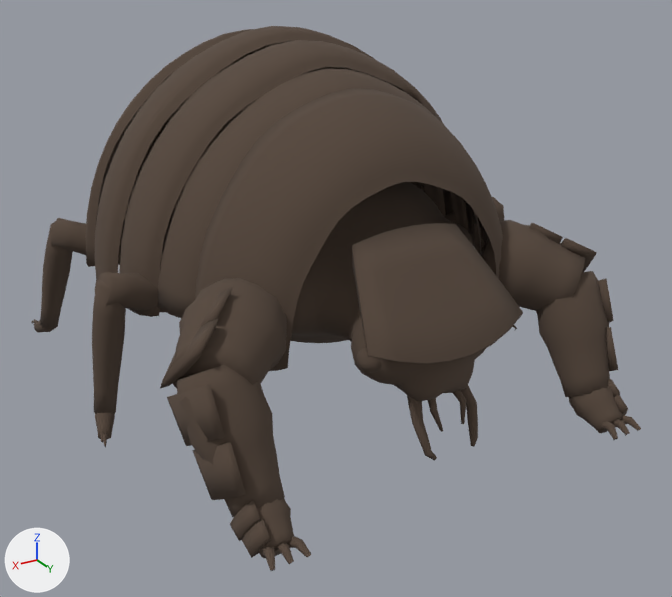
The glTF model content/art/models/freight_beetle.glb as it was, and as the next commit left it.
Rendered twice from a camera (50 mm lens) standing at (1.98, 3.52, 2.08) and looking at (-0.01, 0.21, 0.42). Every picture has the same lights, and +X, +Y and +Z are marked at lower left. The first picture is the older version. Vertices at exactly the same position are counted once.

Names of what the first picture shows: 'blade', 'body', 'fine', 'legs', 'shell'.
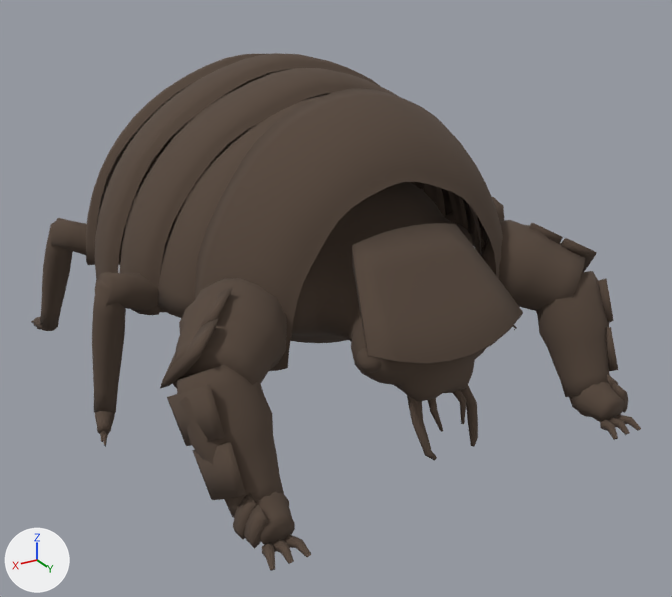
Changed parts and their boxes (x1, y1, x2, y2) in the pictures (672 x 597 px; the box of a moved part takes in the faces that stretch with it):
'shell', reshaped (8% shorter)
    before: (85, 26, 503, 371)
    after: (86, 53, 503, 371)
part 1 of me_freight_beetle_legs_003, moved or reshaped
    before: (246, 498, 294, 558)
    after: (254, 492, 295, 545)
part 2 of me_freight_beetle_legs_003, moved or reshaped
    before: (230, 500, 260, 541)
    after: (233, 493, 256, 539)
part 3 of me_freight_beetle_legs_003, moved or reshaped
    before: (242, 520, 271, 558)
    after: (244, 504, 268, 549)
part 4 of me_freight_beetle_legs_003, moved or reshaped
    before: (95, 413, 115, 439)
    after: (95, 411, 115, 434)
part 5 of me_freight_beetle_legs_003, moved or reshaped
    before: (34, 320, 56, 332)
    after: (33, 317, 59, 331)
part 6 of me_freight_beetle_legs_003, moved or reshaped
    before: (569, 387, 623, 433)
    after: (569, 381, 625, 421)
part 7 of me_freight_beetle_legs_003, moved or reshaped
    before: (608, 379, 620, 397)
    after: (607, 374, 618, 387)
part 8 of me_freight_beetle_legs_003, moved or reshaped
    before: (613, 395, 628, 416)
    after: (611, 383, 628, 413)
part 9 of me_freight_beetle_shell_003, moved or reshaped (mostly hidden)
    before: (139, 122, 166, 169)
    after: (144, 93, 229, 176)
part 10 of me_freight_beetle_shell_003, moved or reshaped
    before: (85, 29, 255, 267)
    after: (86, 54, 320, 265)
part 11 of me_freight_beetle_shell_003, moved or reshaped
    before: (95, 26, 426, 280)
    after: (95, 53, 425, 280)
part 12 of me_freight_beetle_shell_003, moved or reshaped
    before: (119, 40, 454, 317)
    after: (119, 68, 454, 315)
part 13 of me_freight_beetle_shell_003, moved or reshaped
    before: (157, 68, 481, 318)
    after: (158, 95, 481, 318)

Patch to the scene script:
```diff
--- a/content/art/models/freight_beetle.glb.py
+++ b/content/art/models/freight_beetle.glb.py
@@ me_freight_beetle_legs_003 @@
-me_freight_beetle_legs_003.from_pydata(...)  # 2138 vertices, 4020 faces; spans x -1.11..1.11, y -1.17..1.27, z -0.04..0.8
+me_freight_beetle_legs_003.from_pydata(...)  # 2138 vertices, 4020 faces; spans x -1.11..1.11, y -1.17..1.27, z 0.0..0.8
+# me_freight_beetle_legs_003 part 1: the loose piece of 114 vertices spanning x 0.7..0.9, y 0.96..1.2, z -0.04..0.18 is turned 23.8 degrees about the x axis through its middle and scaled by 0.956, then moved by (0.0, 0.0, 0.03)
+# me_freight_beetle_legs_003 part 2: the loose piece of 16 vertices spanning x 0.84..0.91, y 1.01..1.14, z 0.02..0.19 is multiplied about its middle by the matrix ((0.971, 0.009, 0.016), (-0.002, 0.888, -0.392), (-0.019, 0.392, 0.888)), then moved by (0.0, 0.0, 0.02)
+# me_freight_beetle_legs_003 part 3: the loose piece of 16 vertices spanning x 0.83..0.9, y 1.07..1.2, z -0.01..0.14 is multiplied about its middle by the matrix ((0.965, 0.009, 0.016), (-0.002, 0.883, -0.39), (-0.019, 0.39, 0.883)), then moved by (0.0, 0.0, 0.05)
+# me_freight_beetle_legs_003 part 4: the loose piece of 62 vertices spanning x 1.0..1.11, y -0.01..0.16, z -0.01..0.12 is multiplied about its middle by the matrix ((0.944, -0.009, -0.083), (-0.009, 0.925, -0.206), (0.083, 0.206, 0.922)), then moved by (0.0, 0.0, 0.01)
+# me_freight_beetle_legs_003 part 5: the loose piece of 62 vertices spanning x 0.96..1.06, y -1.1..-0.94, z -0.01..0.12 is multiplied about its middle by the matrix ((0.949, 0.006, -0.056), (0.006, 0.928, 0.207), (0.056, -0.207, 0.927)), then moved by (0.0, 0.0, 0.01)
+# me_freight_beetle_legs_003 part 6: the loose piece of 114 vertices spanning x -0.9..-0.7, y 0.96..1.2, z -0.04..0.18 is turned 23.8 degrees about the x axis through its middle and scaled by 0.956, then moved by (0.0, 0.0, 0.03)
+# me_freight_beetle_legs_003 part 7: the loose piece of 16 vertices spanning x -0.91..-0.84, y 1.01..1.14, z 0.02..0.19 is multiplied about its middle by the matrix ((0.971, -0.009, -0.016), (0.002, 0.888, -0.392), (0.019, 0.392, 0.888)), then moved by (0.0, 0.0, 0.02)
+# me_freight_beetle_legs_003 part 8: the loose piece of 16 vertices spanning x -0.9..-0.83, y 1.07..1.2, z -0.01..0.14 is multiplied about its middle by the matrix ((0.965, -0.009, -0.016), (0.002, 0.883, -0.39), (0.019, 0.39, 0.883)), then moved by (0.0, 0.0, 0.05)
+# other edits to the shape of me_freight_beetle_legs_003 do not show in these pictures
 me_freight_beetle_legs_003.materials.append(mat_freight_beetle_0)
@@ me_freight_beetle_shell_003 @@
-me_freight_beetle_shell_003.from_pydata(...)  # 2308 vertices, 4592 faces; spans x -0.91..0.91, y -1.2..0.72, z 0.4..1.56
+me_freight_beetle_shell_003.from_pydata(...)  # 2308 vertices, 4592 faces; spans x -0.91..0.91, y -1.2..0.72, z 0.4..1.44
+# me_freight_beetle_shell_003 part 9: the loose piece of 380 vertices spanning x -0.74..0.74, y -1.2..-0.9, z 0.55..1.36 is scaled about its middle by (0.994, 1, 0.882), then moved by (0.0, 0.0, -0.04)
+# me_freight_beetle_shell_003 part 10: the loose piece of 380 vertices spanning x -0.88..0.88, y -0.94..-0.56, z 0.49..1.51 is scaled about its middle by (0.996, 1, 0.877), then moved by (0.0, 0.0, -0.05)
+# me_freight_beetle_shell_003 part 11: the loose piece of 380 vertices spanning x -0.91..0.91, y -0.6..-0.16, z 0.44..1.56 is multiplied about its middle by the matrix ((0.996, 0.0, 0.0), (0.0, 1.0, 0.0), (0.0, 0.011, 0.876)), then moved by (0.0, 0.0, -0.05)
+# me_freight_beetle_shell_003 part 12: the loose piece of 380 vertices spanning x -0.88..0.88, y -0.2..0.14, z 0.49..1.52 is multiplied about its middle by the matrix ((0.996, 0.0, 0.0), (0.0, 1.0, 0.0), (0.0, 0.019, 0.875)), then moved by (0.0, 0.0, -0.05)
+# me_freight_beetle_shell_003 part 13: the loose piece of 380 vertices spanning x -0.8..0.8, y 0.1..0.4, z 0.54..1.43 is scaled about its middle by (0.995, 1, 0.875), then moved by (0.0, 0.0, -0.05)
 me_freight_beetle_shell_003.materials.append(mat_freight_beetle_0)
```
